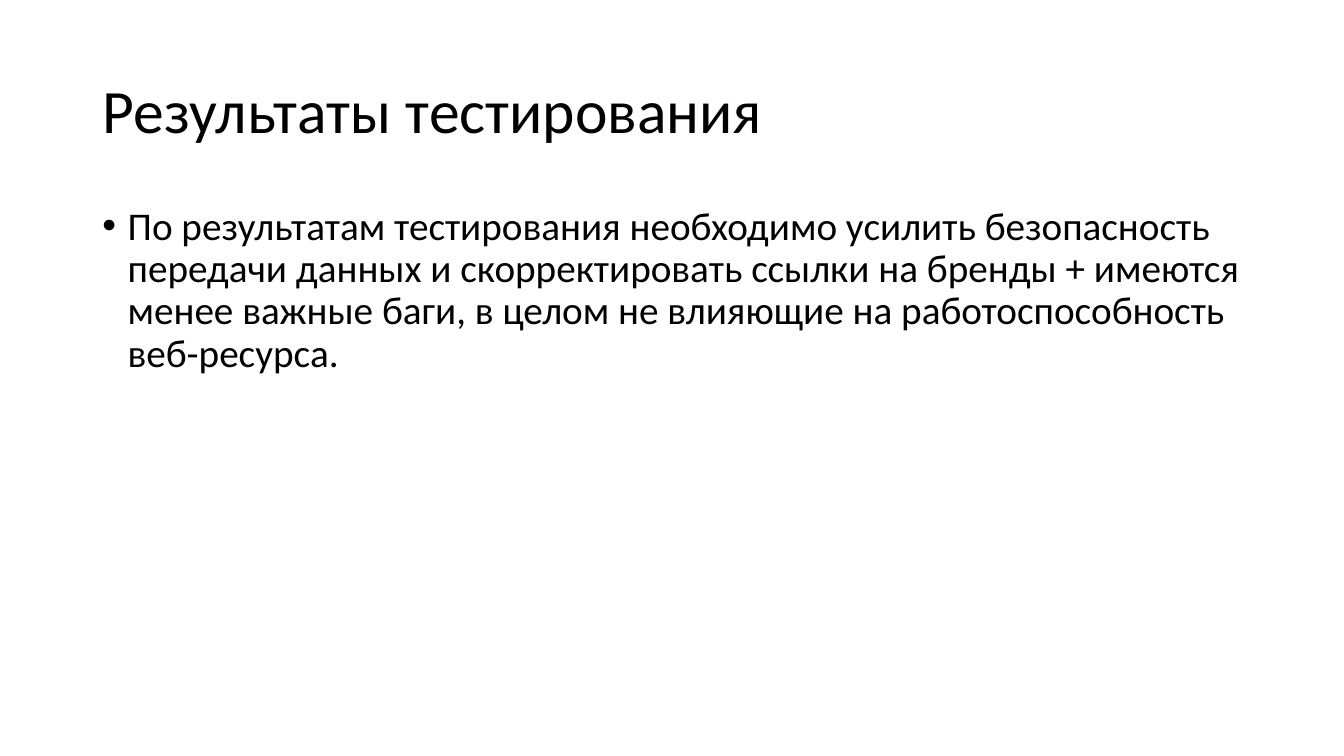
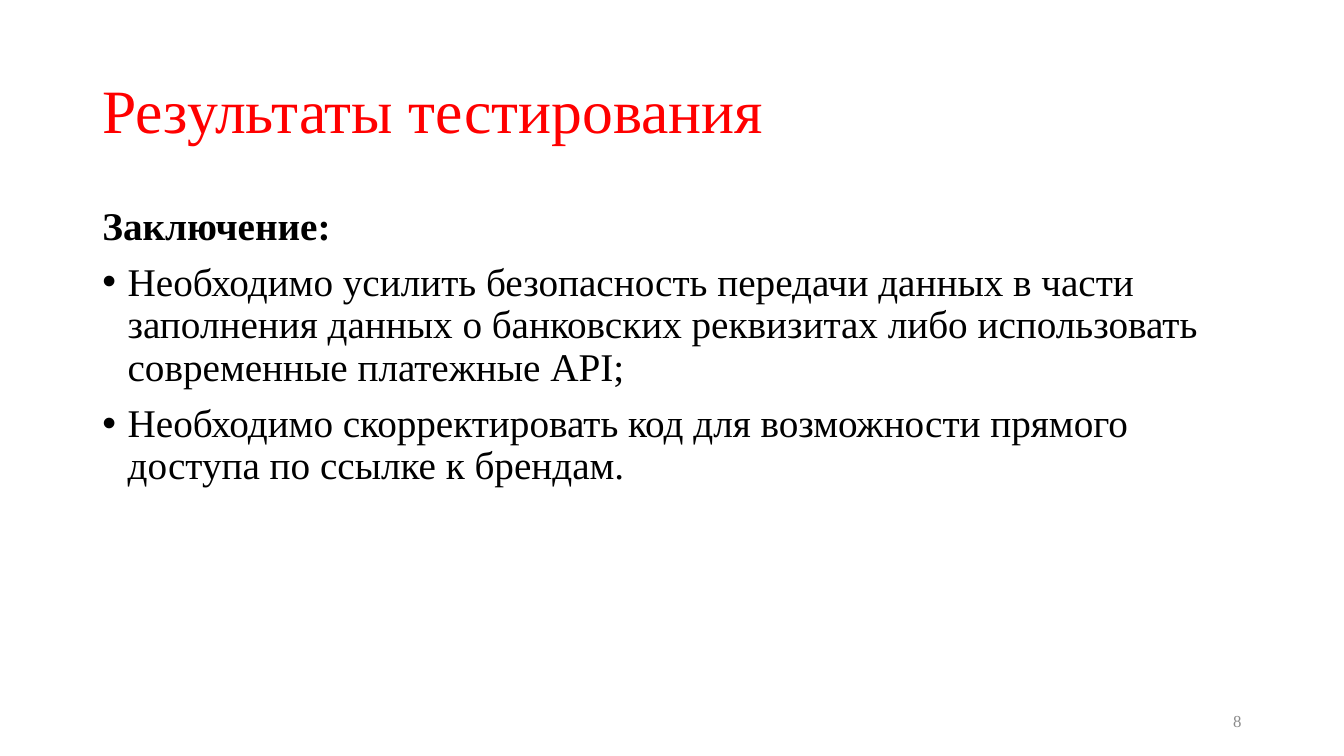
Before and after one commit to Sarnavskiy-Alexey/QA312-diploma, a slide deck: slide 8 of docs/Презентация к диплому.pptx. Drawn at 1344x756 pixels with LibreOffice and Linux fonts; fonts in the diff are those of the drawing. Boxes give left, top, right and bottom in pixels: in the first picture for what was removed or moved away, otherwise in the second. Text is boxed around its words. In the diff, an @@ line names an element or a change of style, - is before the commit and + after.

```diff
--- a/docs/Презентация к диплому.pptx
+++ b/docs/Презентация к диплому.pptx
@@ title "Результаты тестирования" at [102,92,763,144]: font Calibri to Times New Roman, text colour #000000 to #FF0000 @@
@@ text at [102,214,1198,487]: text changed; font Calibri to Times New Roman @@
-• По результатам тестирования необходимо усилить безопасность передачи данных и скорректировать ссылки на бренды + имеются менее важные баги, в целом не влияющие на работоспособность веб-ресурса.
+Заключение:
+• Необходимо усилить безопасность передачи данных в части заполнения данных о банковских реквизитах либо использовать современные платежные API;
+• Необходимо скорректировать код для возможности прямого доступа по ссылке к брендам.
@@ page number added at [1233,716,1241,727], 12 pt, text #8C8C8C @@
+8
```
Also in this commit, not shown: 9 other slides changed, 2 other files.
